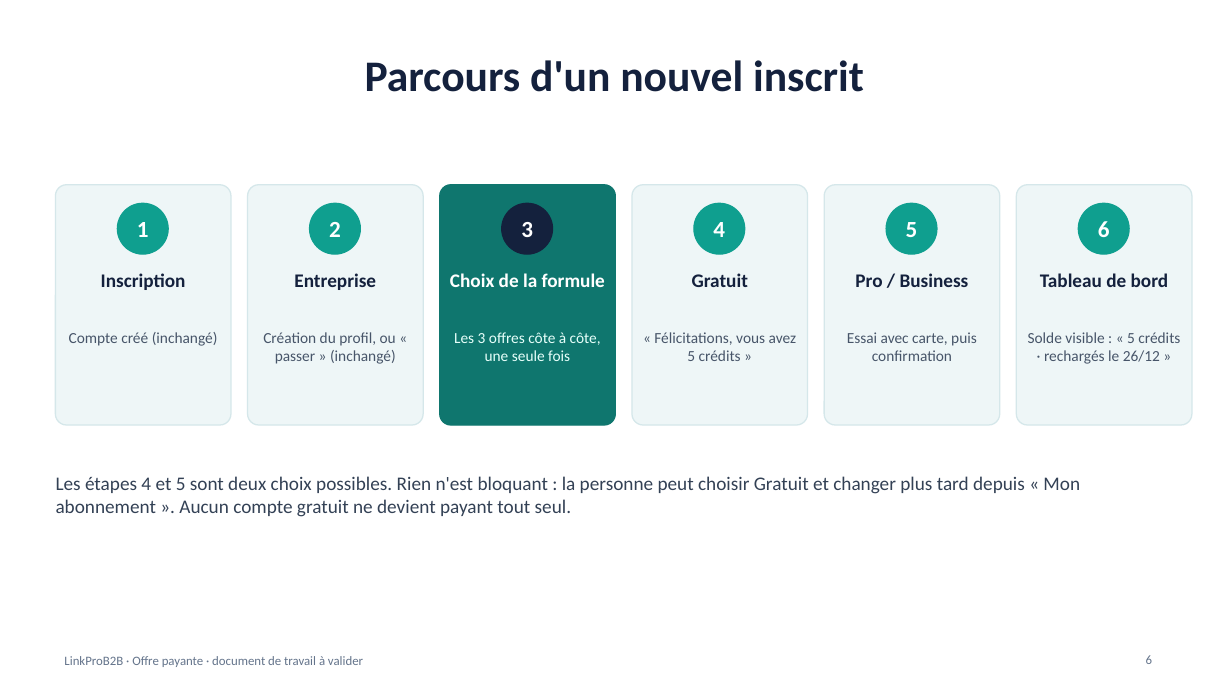
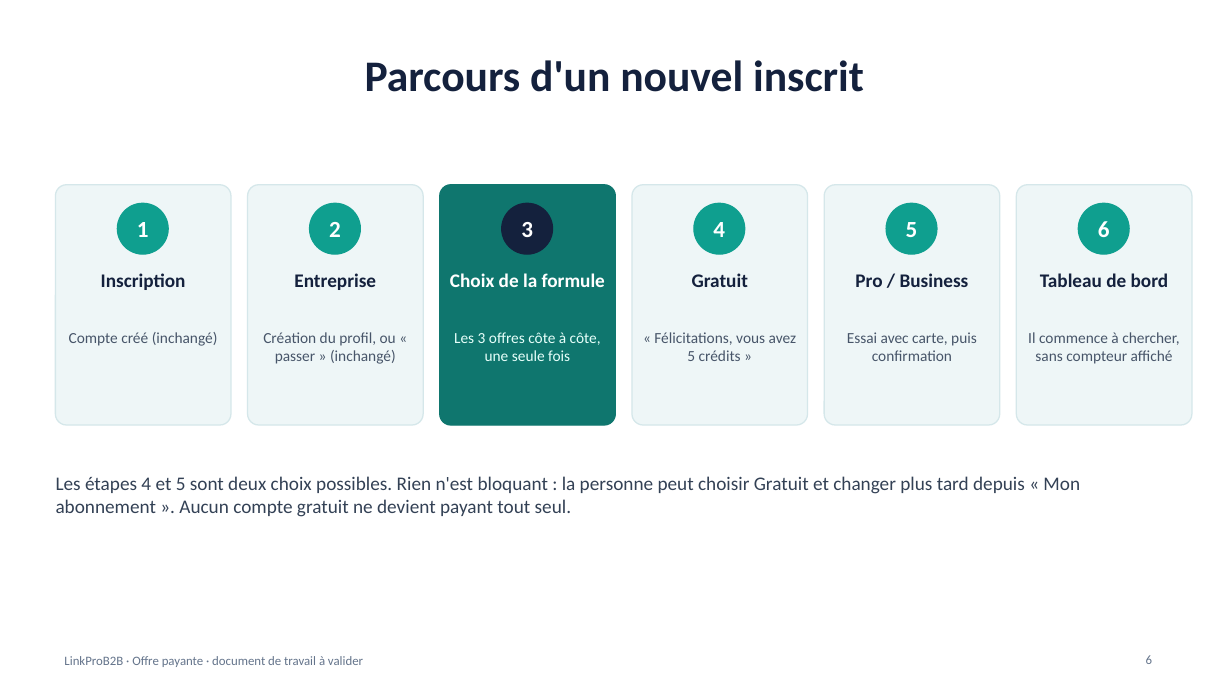
Before and after one commit to NAGAGNON/agora-b2b-plateform, a slide deck: slide 6 of docs/offre-payante-lancement.pptx. Drawn at 1232x693 pixels with LibreOffice and Linux fonts; fonts in the diff are those of the drawing. Boxes give left, top, right and bottom in pixels: in the first picture for what was removed or moved away, otherwise in the second. Text is boxed around its words. In the diff, an @@ line names an element or a change of style, - is before the commit and + after.

```diff
--- a/docs/offre-payante-lancement.pptx
+++ b/docs/offre-payante-lancement.pptx
@@ text at (1028, 332, 1179, 364): text changed @@
-Solde visible : « 5 crédits · rechargés le 26/12 »
+Il commence à chercher, sans compteur affiché
```
Also in this commit, not shown: 1 other slide changed, 1 slide added, 1 slide removed, 1 other file.
